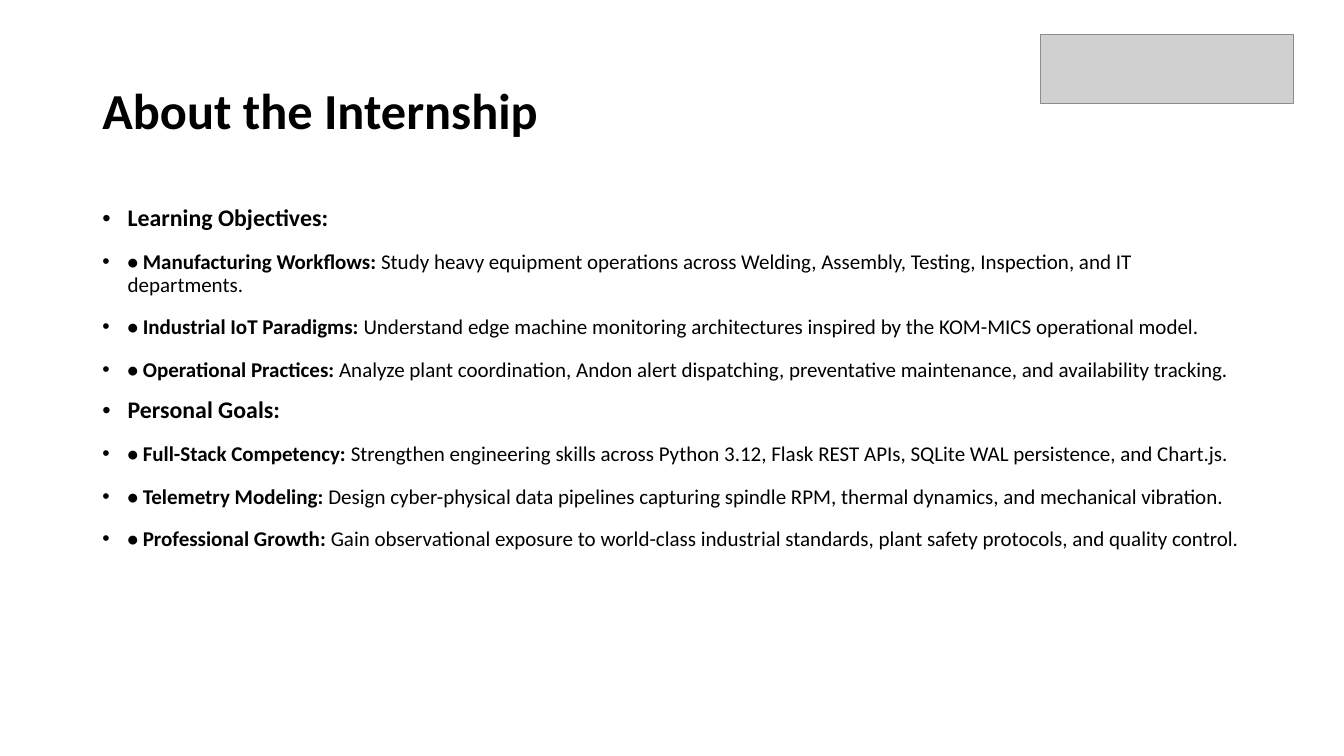
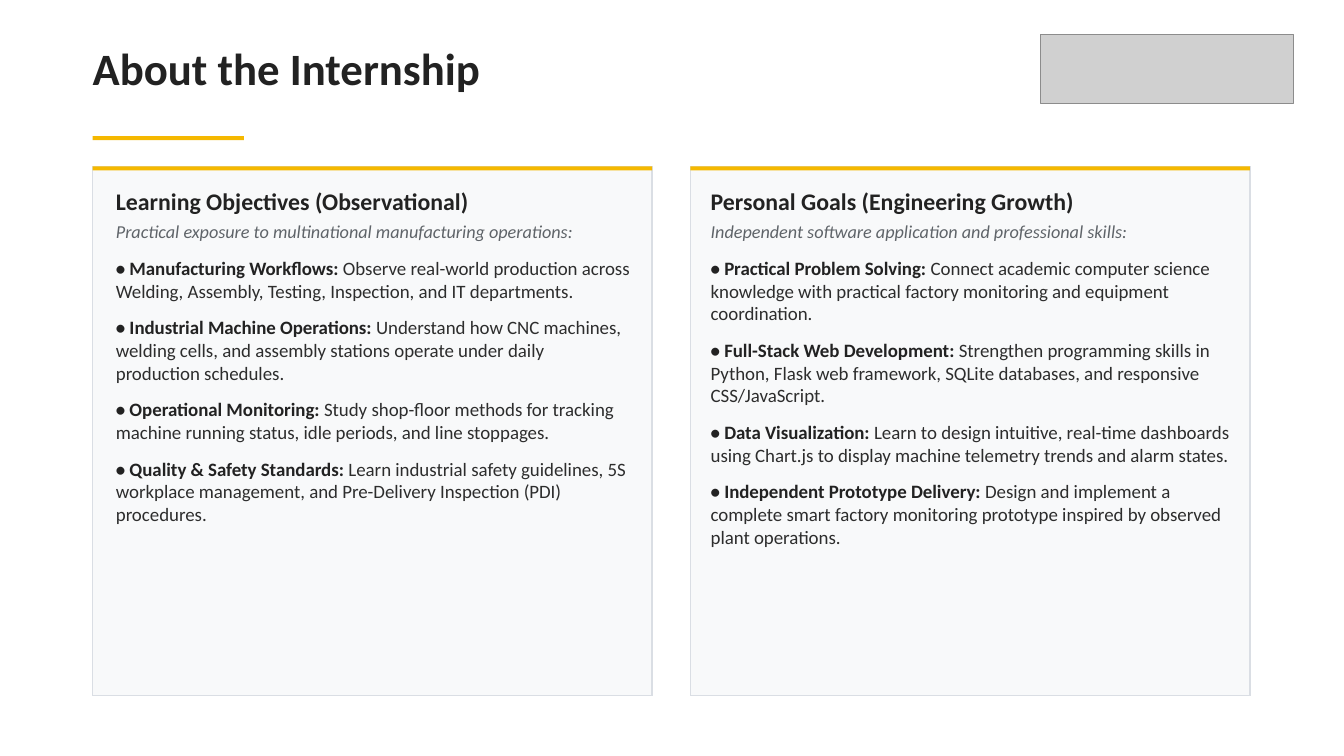
Before and after one commit to ayaan0405/KOM-MICS-Smart-Factory-Monitoring, a slide deck: slide 3 of SMART_FACTORY_MONITORING_SYSTEM_PRESENTATION.pptx. Drawn at 1344x756 pixels with LibreOffice and Linux fonts; fonts in the diff are those of the drawing; grey boxes stand for pictures. Boxes give left, top, right and bottom in pixels: in the first picture for what was removed or moved away, otherwise in the second. Text is boxed around its words. In the diff, an @@ line names an element or a change of style, - is before the commit and + after.

Commit message:
Refine 9-slide presentation: department exposure grid, single verified project, industrial aesthetics

```diff
--- a/SMART_FACTORY_MONITORING_SYSTEM_PRESENTATION.pptx
+++ b/SMART_FACTORY_MONITORING_SYSTEM_PRESENTATION.pptx
@@ text "About the Internship" at box(93, 53, 480, 92): size 36 to 32 pt, text colour #000000 to #222222; line spacing 0.9 to 1; vertical alignment middle to top @@
@@ rectangle added at box(93, 136, 244, 140), fill #F5B800 @@
@@ rectangle added at box(93, 166, 652, 696), fill #F8F9FA, outline #DADEE4 1 pt @@
@@ rectangle added at box(93, 166, 652, 170), fill #F5B800 @@
@@ rectangle added at box(691, 166, 1250, 696), fill #F8F9FA, outline #DADEE4 1 pt @@
@@ rectangle added at box(691, 166, 1250, 170), fill #F5B800 @@
@@ text added at box(116, 192, 630, 524), 13.5 pt, text #2D2D2D @@
+Learning Objectives (Observational)
+Practical exposure to multinational manufacturing operations:
+• Manufacturing Workflows: Observe real-world production across Welding, Assembly, Testing, Inspection, and IT departments.
+• Industrial Machine Operations: Understand how CNC machines, welding cells, and assembly stations operate under daily production schedules.
+• Operational Monitoring: Study shop-floor methods for tracking machine running status, idle periods, and line stoppages.
+• Quality & Safety Standards: Learn industrial safety guidelines, 5S workplace management, and Pre-Delivery Inspection (PDI) procedures.
@@ text removed at box(128, 209, 1238, 550) @@
-• Learning Objectives:
-• • Manufacturing Workflows: Study heavy equipment operations across Welding, Assembly, Testing, Inspection, and IT departments.
-• • Industrial IoT Paradigms: Understand edge machine monitoring architectures inspired by the KOM-MICS operational model.
-• • Operational Practices: Analyze plant coordination, Andon alert dispatching, preventative maintenance, and availability tracking.
-• Personal Goals:
-• • Full-Stack Competency: Strengthen engineering skills across Python 3.12, Flask REST APIs, SQLite WAL persistence, and Chart.js.
-• • Telemetry Modeling: Design cyber-physical data pipelines capturing spindle RPM, thermal dynamics, and mechanical vibration.
-• • Professional Growth: Gain observational exposure to world-class industrial standards, plant safety protocols, and quality control.
@@ text added at box(711, 192, 1230, 547), 13.5 pt, text #2D2D2D @@
+Personal Goals (Engineering Growth)
+Independent software application and professional skills:
+• Practical Problem Solving: Connect academic computer science knowledge with practical factory monitoring and equipment coordination.
+• Full-Stack Web Development: Strengthen programming skills in Python, Flask web framework, SQLite databases, and responsive CSS/JavaScript.
+• Data Visualization: Learn to design intuitive, real-time dashboards using Chart.js to display machine telemetry trends and alarm states.
+• Independent Prototype Delivery: Design and implement a complete smart factory monitoring prototype inspired by observed plant operations.
```
Also in this commit, not shown: 6 other slides changed, 2 slides added, 2 slides removed.
